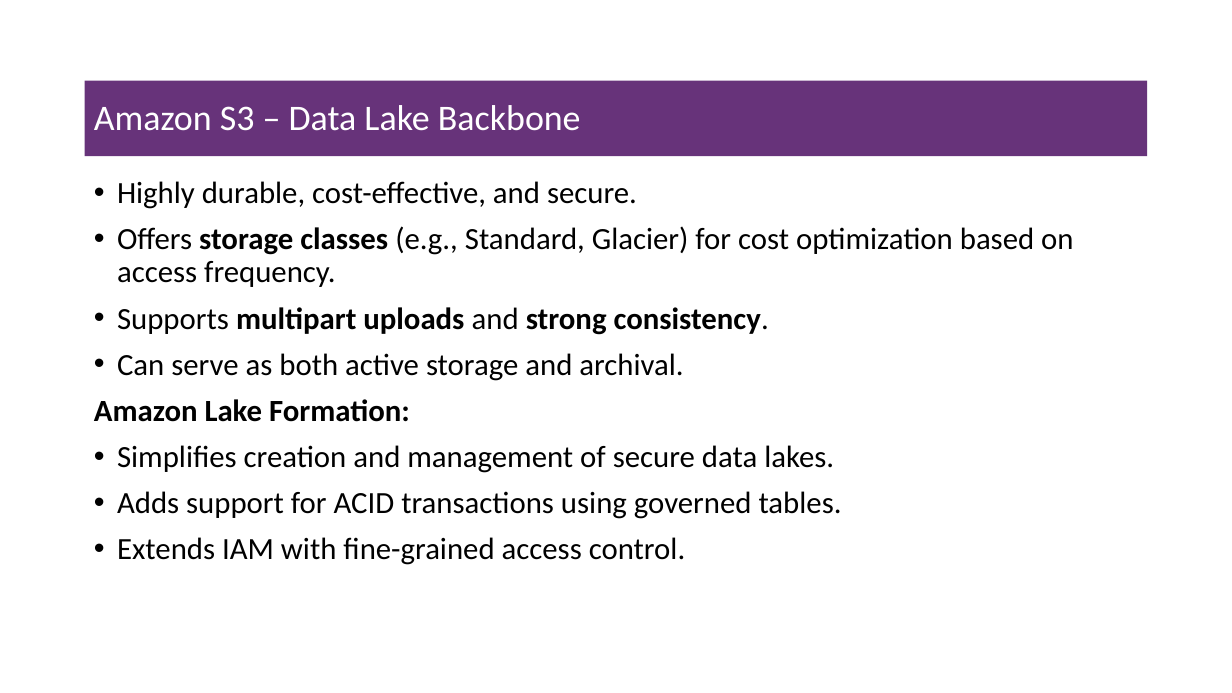
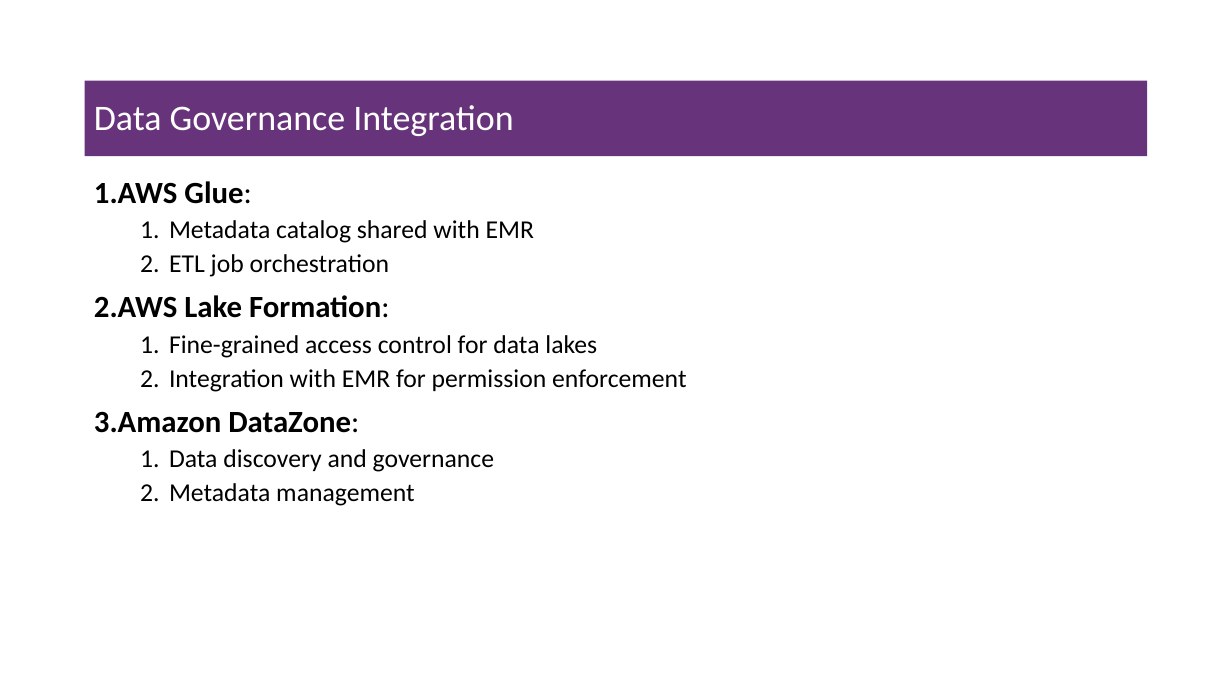
Before and after one commit to msfasha/307401-Big-Data, a slide deck: slide 69 of lecture_notes/section_3_introduction_to_amazon_aws/3-2-Introduction to AWS Data Engineering.pptx (slide 18 before the commit). Drawn at 1232x693 pixels with LibreOffice and Linux fonts; fonts in the diff are those of the drawing; background and template pictures are left out. Boxes give left, top, right and bottom in pixels: in the first picture for what was removed or moved away, otherwise in the second. Text is boxed around its words. In the diff, an @@ line names an element or a change of style, - is before the commit and + after.

Commit message:
work on amazon aws engineering

```diff
--- a/lecture_notes/section_3_introduction_to_amazon_aws/3-2-Introduction to AWS Data Engineering.pptx
+++ b/lecture_notes/section_3_introduction_to_amazon_aws/3-2-Introduction to AWS Data Engineering.pptx
@@ title at (94, 105, 513, 136): text changed @@
-Amazon S3 – Data Lake Backbone
+Data Governance Integration
@@ text at (94, 181, 686, 506): text changed; size 24 to 20 pt @@
-• Highly durable, cost-effective, and secure.
-• Offers storage classes (e.g., Standard, Glacier) for cost optimization based on access frequency.
-• Supports multipart uploads and strong consistency.
-• Can serve as both active storage and archival.
-Amazon Lake Formation:
-• Simplifies creation and management of secure data lakes.
-• Adds support for ACID transactions using governed tables.
-• Extends IAM with fine-grained access control.
+1. AWS Glue:
+  1. Metadata catalog shared with EMR
+  2. ETL job orchestration
+2. AWS Lake Formation:
+  1. Fine-grained access control for data lakes
+  2. Integration with EMR for permission enforcement
+3. Amazon DataZone:
+  1. Data discovery and governance
+  2. Metadata management
```
Also in this commit, not shown: 12 other slides changed, 58 slides added, 40 slides removed, 19 other files.
